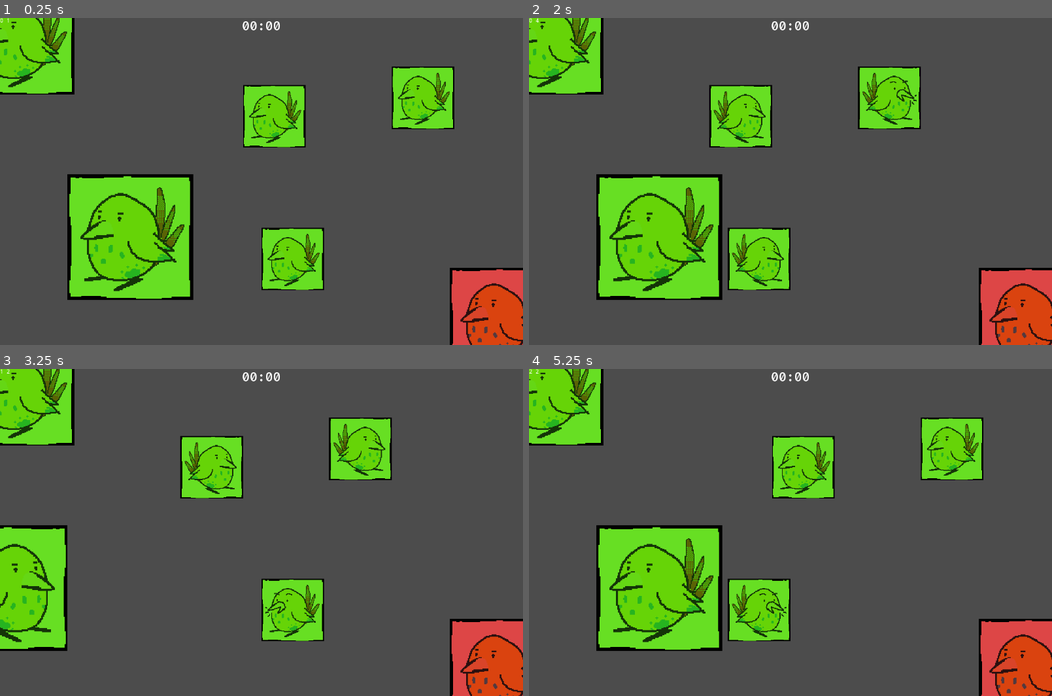
Above: before the commit, frames 1-4 (two rows, left to right).
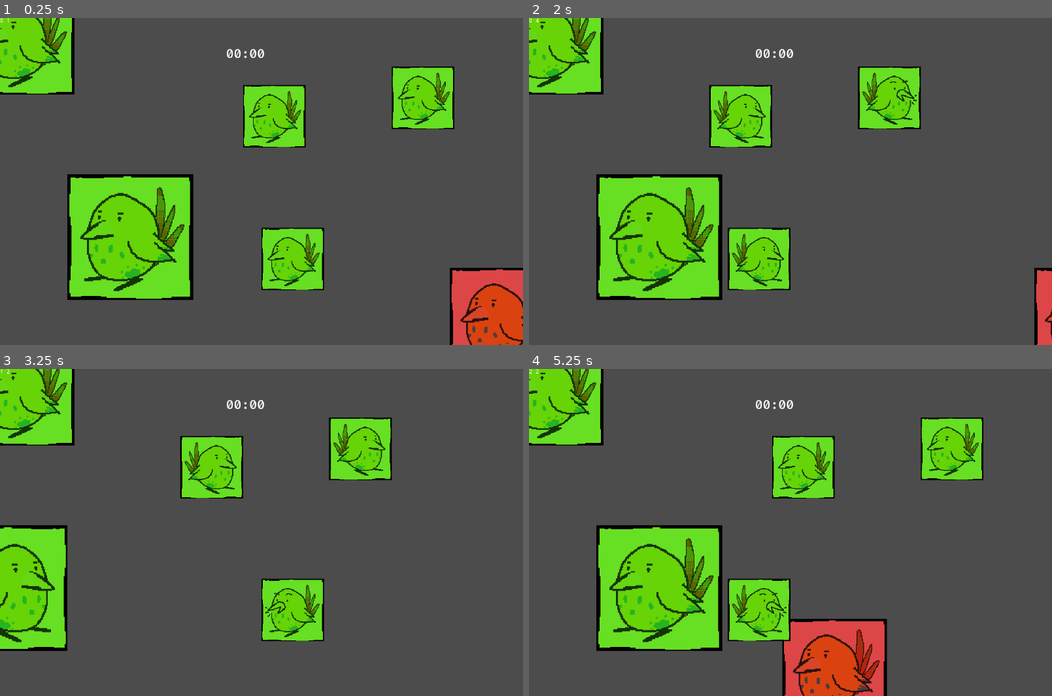
Above: after the commit, the same moments.

Repository: mapedorr/CapstoneGame
Game: Godot game, scene res://Limpiar/Limpiar.tscn
Same seed, same stepped clock (60 frames per second), same inputs: the game is played once before the commit and once after it.
Inputs (mouse positions are in pixels of both pictures, inside the frame that each line leads up to):
- Up to frame 1 (0.25 s): no input
- Up to frame 2 (2 s): tap Enter at 0.5 s; move the mouse to (905, 165) at 0.52 s; click (905, 165) at 0.67 s; drag from (685, 197) to (764, 246) at 1.27 s
- Up to frame 3 (3.25 s): move the mouse to (313, 460) at 2.02 s; click (313, 460) at 2.17 s; drag from (235, 597) to (104, 483) at 2.77 s
- Up to frame 4 (5.25 s): move the mouse to (947, 581) at 3.52 s; click (947, 581) at 3.67 s; drag from (633, 483) to (712, 450) at 4.27 s; move the mouse to (816, 532) at 5.02 s; click (816, 532) at 5.17 s

The runs differ from the first frame. In frame 1, 0.2% of the frame differs, in the area x 43-54%, y 1-13%; in frame 2, 3.2%; in frame 3, 3.5%; in frame 4, 8.0%, in the area x 43-100%, y 1-100%.

Commit message:
Birds go out the screen when swipe

Diff:
--- a/Assets/Scripts/SwipeBird.gd
+++ b/Assets/Scripts/SwipeBird.gd
@@ -1,17 +1,40 @@
 extends TouchScreenButton
 
+onready var _swipe_directions = $SwipeDetector.Directions
 
+func _ready():
+	# Connect signals
+	$SwipeDetector.connect("swipe_started", self, "_on_swipe_started")
+	$SwipeDetector.connect("swipe_ended", self, "_on_swipe_ended")
+	$SwipeDetector.connect("swiped", self, "_on_swiped")
 
-func _on_SwipeDetector_swipe_started(partial_gesture):
-	# print("Se inicia el Swipe")
+func _on_swipe_started(partial_gesture):
+#	print("xxx ", partial_gesture.get_area().get_name().to_lower())
 	pass
 
 
-func _on_SwipeDetector_swipe_ended(gesture):
-	# print("Se termina el Swipe")
+func _on_swipe_ended(partial_gesture):
 	pass
 
 
-func _on_SwipeDetector_swiped(gesture):
-	# print(gesture.get_direction())
-	pass
+func _on_swiped(gesture):
+	var target = self.get_position()
+	match gesture.get_direction():
+		_swipe_directions.DIRECTION_LEFT:
+			target.x = -get_viewport_rect().size.x
+		_swipe_directions.DIRECTION_UP:
+			target.y = -get_viewport_rect().size.y
+		_swipe_directions.DIRECTION_DOWN:
+			target.y = get_viewport_rect().size.y + 200.0
+		_swipe_directions.DIRECTION_RIGHT:
+			target.x = get_viewport_rect().size.x + 200.0
+	$GoOut.interpolate_property(
+		self,
+		"position",
+		self.get_position(),
+		target,
+		1.0,
+		$GoOut.TRANS_SINE,
+		$GoOut.EASE_OUT
+	)
+	$GoOut.start()
--- a/Limpiar/Limpiar.tscn
+++ b/Limpiar/Limpiar.tscn
@@ -99,8 +99,6 @@
 [node name="Limpiar" type="Node2D"]
 script = ExtResource( 1 )
 
-[node name="GoOut" type="Tween" parent="."]
-
 [node name="CleanCheck" type="Timer" parent="."]
 
 [node name="ResetCountdown" type="Timer" parent="."]
@@ -134,13 +132,14 @@
 }
 directions_mode = "Four Directions"
 
+[node name="GoOut" type="Tween" parent="SwipeBird"]
+
 [node name="Debug" type="Control" parent="."]
 editor/display_folded = true
-margin_right = 1280.0
-margin_bottom = 800.0
-__meta__ = {
-"_edit_lock_": true
-}
+margin_left = -39.1069
+margin_top = 67.7389
+margin_right = 1240.89
+margin_bottom = 867.739
 
 [node name="CleanTime" type="Label" parent="Debug"]
 anchor_right = 1.0
